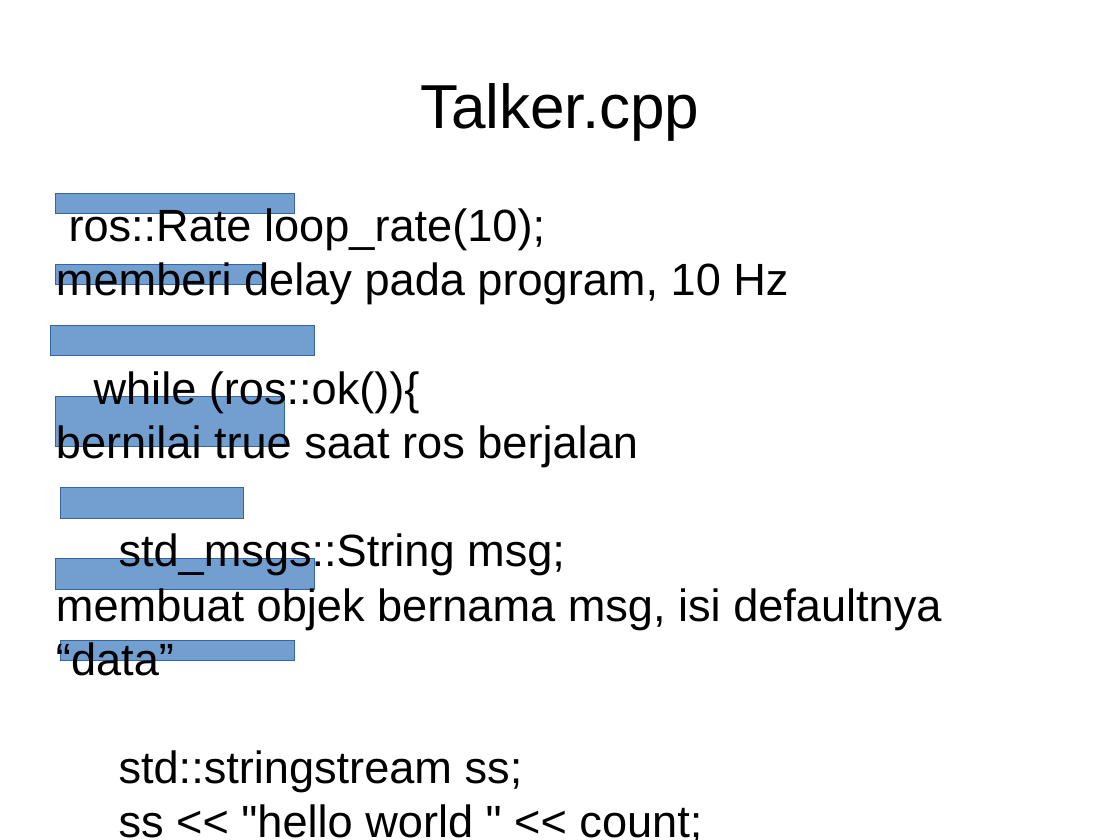
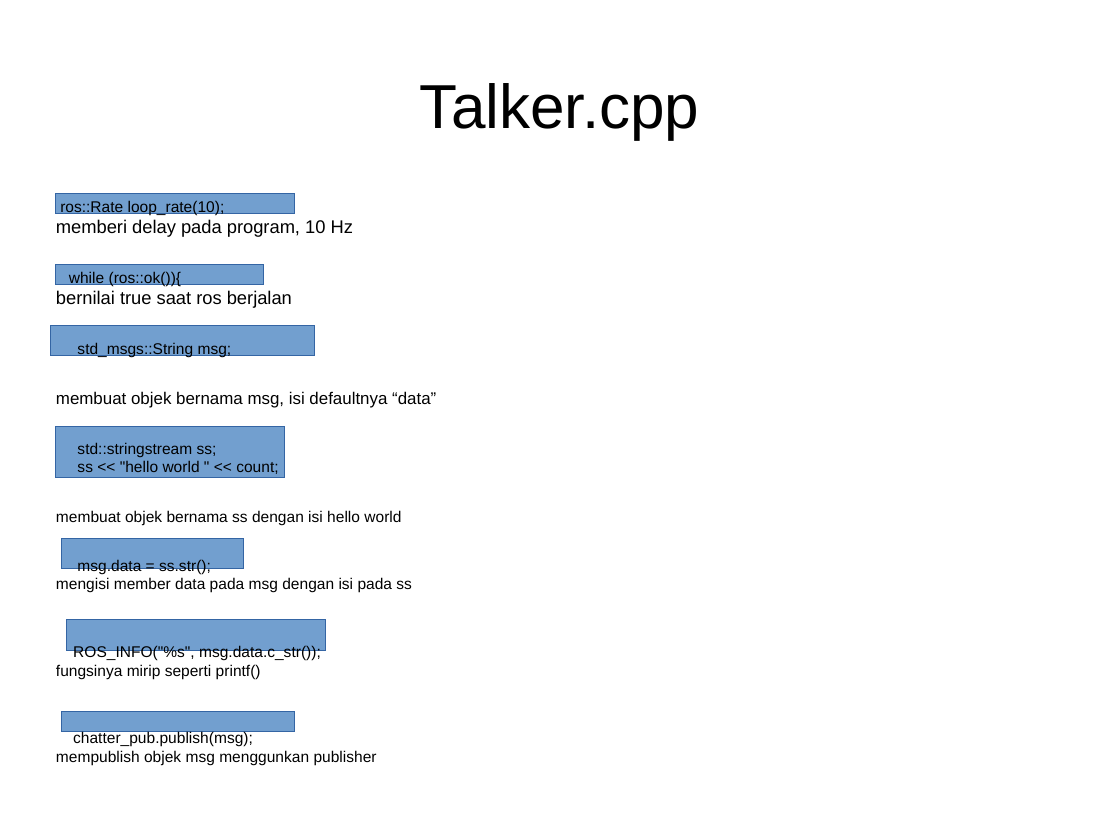
Before and after one commit to lp02781/pelatihan_ros, a slide deck: slide 27 of pelatihan_ros_1.pptx. Drawn at 1120x840 pixels with LibreOffice and Linux fonts; fonts in the diff are those of the drawing. Boxes give left, top, right and bottom in pixels: in the first picture for what was removed or moved away, otherwise in the second. Text is boxed around its words. In the diff, an @@ line names an element or a change of style, - is before the commit and + after.

```diff
--- a/pelatihan_ros_1.pptx
+++ b/pelatihan_ros_1.pptx
@@ text "ros::Rate loop_rate(10);" at (56,200,436,766): size 32 to 11 pt in "ros::Rate loop_rate(10);", "while (ros::ok()){", "std_msgs::String msg;", "std::stringstream ss;" and 8 more places; size 32 to 13 pt in "memberi delay pada program, 10 Hz", "bernilai true saat ros berjalan"; size 32 to 12 pt in "membuat objek bernama msg, isi defaultnya “data”" @@
@@ rectangle: place and size @@
-rectangle at (56,396,285,447)
+rectangle at (56,427,285,478)
@@ rectangle: place and size @@
-rectangle at (61,488,244,518)
+rectangle at (61,539,244,569)
@@ rectangle: place and size @@
-rectangle at (61,640,295,661)
+rectangle at (66,620,325,650)
@@ rectangle: place and size @@
-rectangle at (56,559,315,589)
+rectangle at (61,711,295,732)
```
Also in this commit, not shown: 10 other slides changed, 1 other file.
